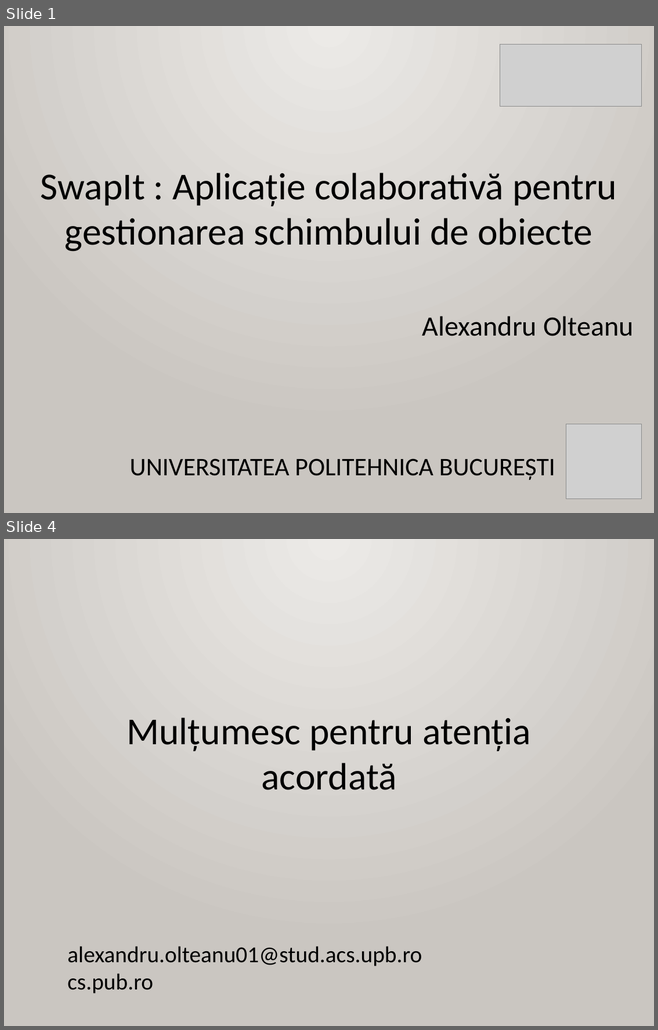
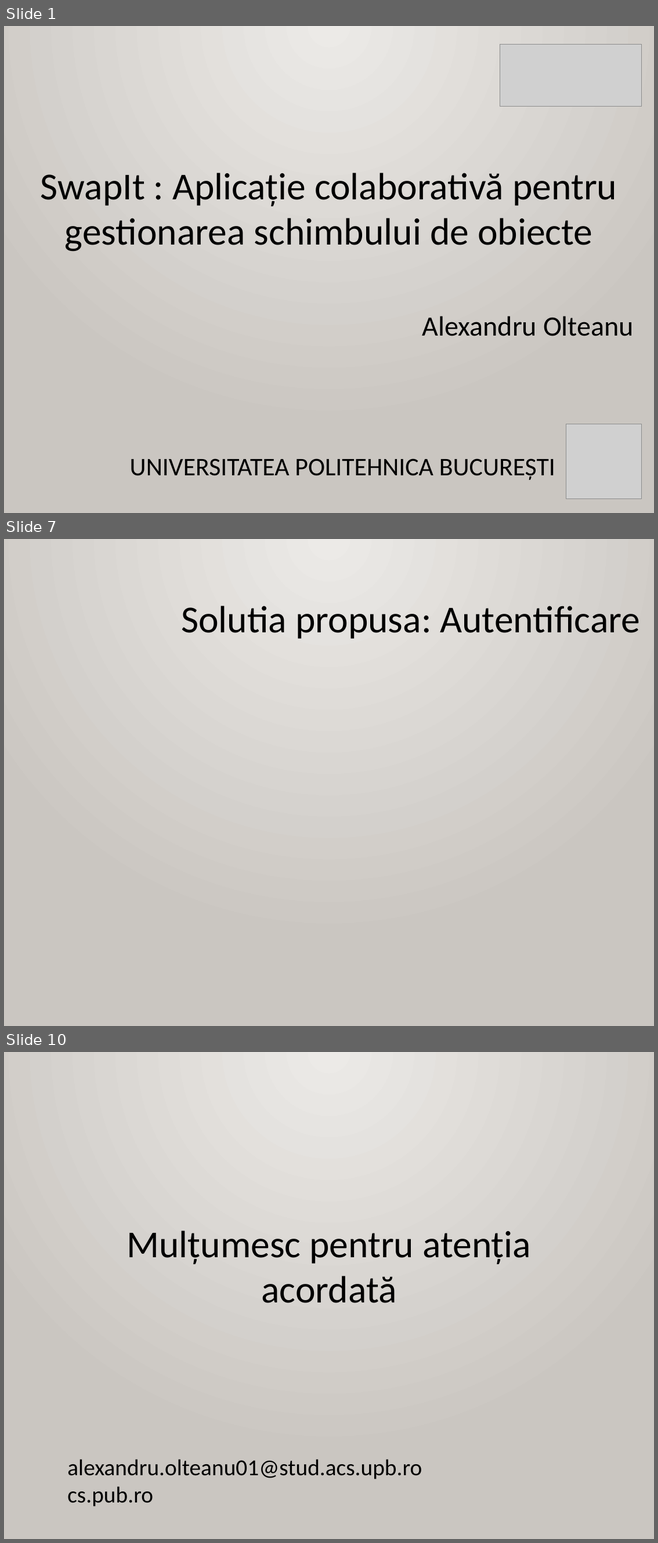
Before and after one commit to AlexandruOlteanu/SwapIt, a slide deck: files/documentation/presentation/Final_Presentation_Alexandru_Olteanu.pptx. Shown one above the other, each under a label of ours: slides 1 and 4 before the commit, slides 1, 7 and 10 after it; the slides between them are not shown. The pictures are 658x1030 and 658x1543 pixels, drawn with LibreOffice and Linux fonts; fonts in the diff are those of the drawing; grey boxes stand for pictures. Boxes give left, top, right and bottom in pixels: in the first picture for what was removed or moved away, otherwise in the second. Text is boxed around its words. In the diff, an @@ line names an element or a change of style, - is before the commit and + after.

```diff
--- a/files/documentation/presentation/Final_Presentation_Alexandru_Olteanu.pptx
+++ b/files/documentation/presentation/Final_Presentation_Alexandru_Olteanu.pptx
@@ slide 7 added at [4,539,654,1026], background gradient #ECEAE7 to #CAC7C1 @@
@@ text added at [181,606,640,639], 60 pt, text #000000 @@
+Solutia propusa: Autentificare
@@ what was slide 4 is now slide 10 @@
```
Also in this commit, not shown: 2 slides changed, 5 other slides added, 2 other files.
